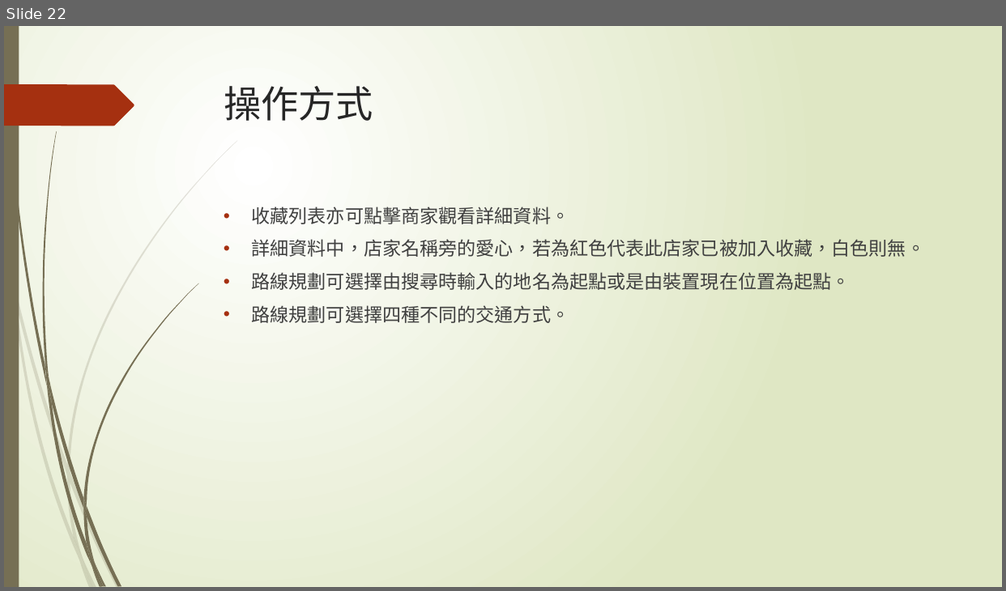
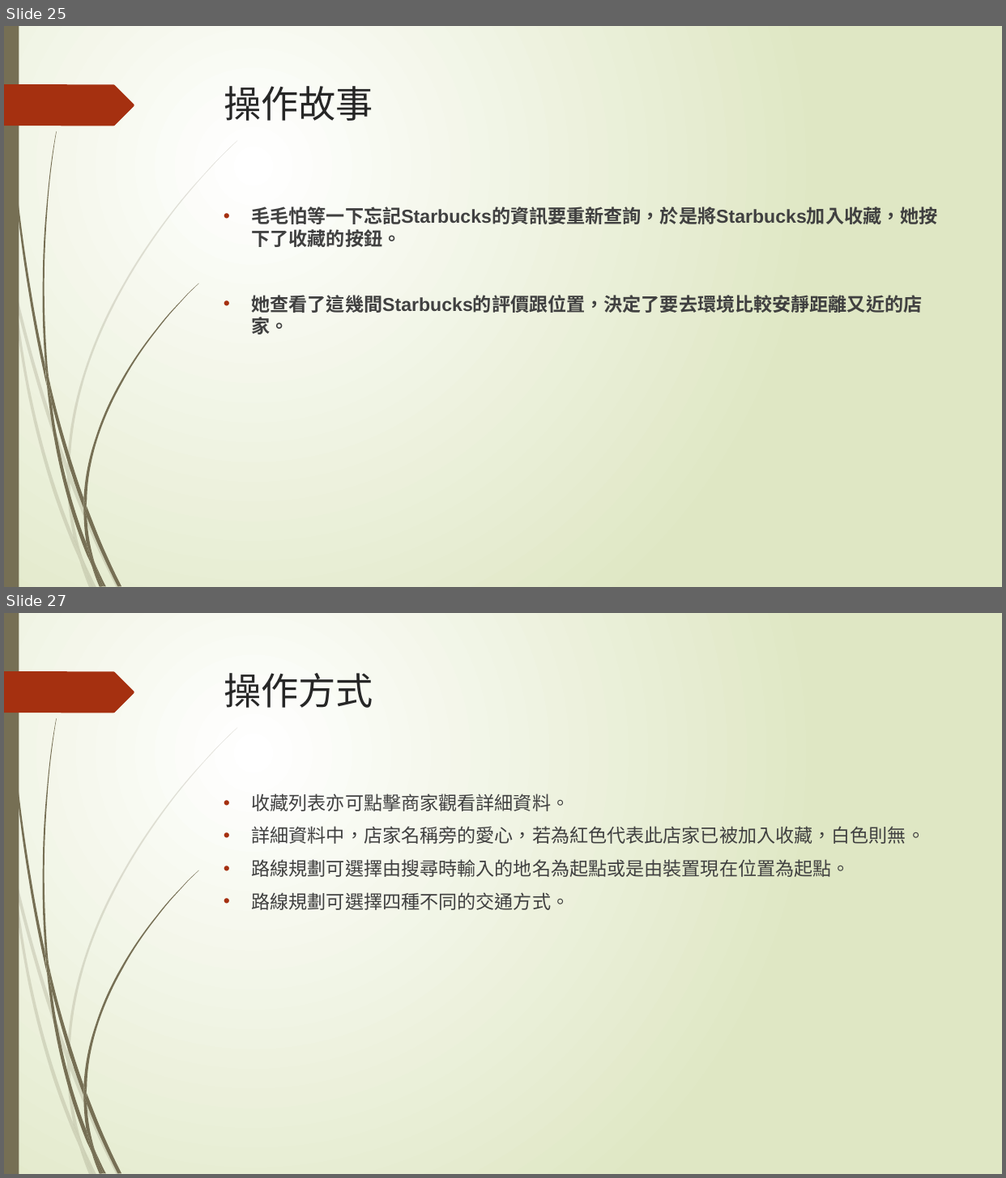
Before and after one commit to penut85420/WBSE_Project, a slide deck: 其他/YelpBlaBla.pptx. Shown one above the other, each under a label of ours: slide 22 before the commit, slides 25 and 27 after it; the slides between them are not shown. The pictures are 1006x591 and 1006x1178 pixels, drawn with LibreOffice and Linux fonts; fonts in the diff are those of the drawing. Boxes give left, top, right and bottom in pixels: in the first picture for what was removed or moved away, otherwise in the second. Text is boxed around its words. In the diff, an @@ line names an element or a change of style, - is before the commit and + after.

Commit message:
加上操作故事

```diff
--- a/其他/YelpBlaBla.pptx
+++ b/其他/YelpBlaBla.pptx
@@ slide 25 added at [4, 26, 1002, 587], background gradient #FFFFFF to #DFE8C4; not listed: 24 template elements that a slide beside it also shows @@
@@ title added at [224, 86, 373, 121], 36 pt, text #262626 @@
+操作故事
@@ text added at [252, 204, 938, 335], 18 pt, text #404040, bold @@
+• 毛毛怕等一下忘記Starbucks的資訊要重新查詢，於是將Starbucks加入收藏，她按下了收藏的按鈕。
+• 她查看了這幾間Starbucks的評價跟位置，決定了要去環境比較安靜距離又近的店家。
@@ what was slide 22 is now slide 27 @@
```
Also in this commit, not shown: 5 other slides added.
